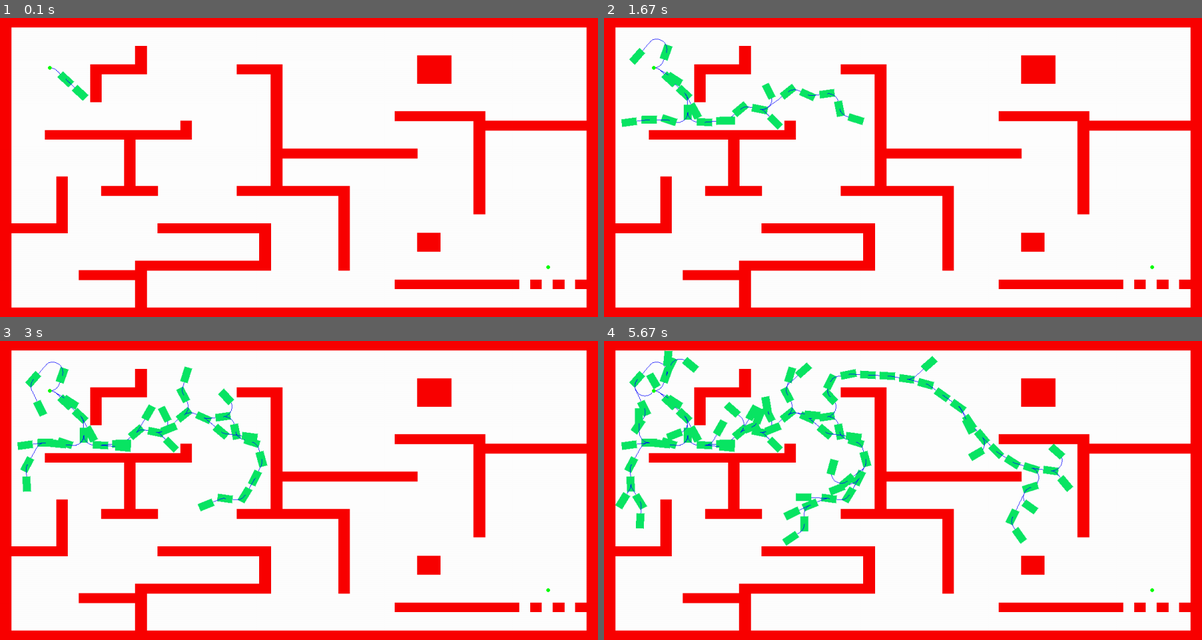
Above: before the commit, frames 1-4 (two rows, left to right).
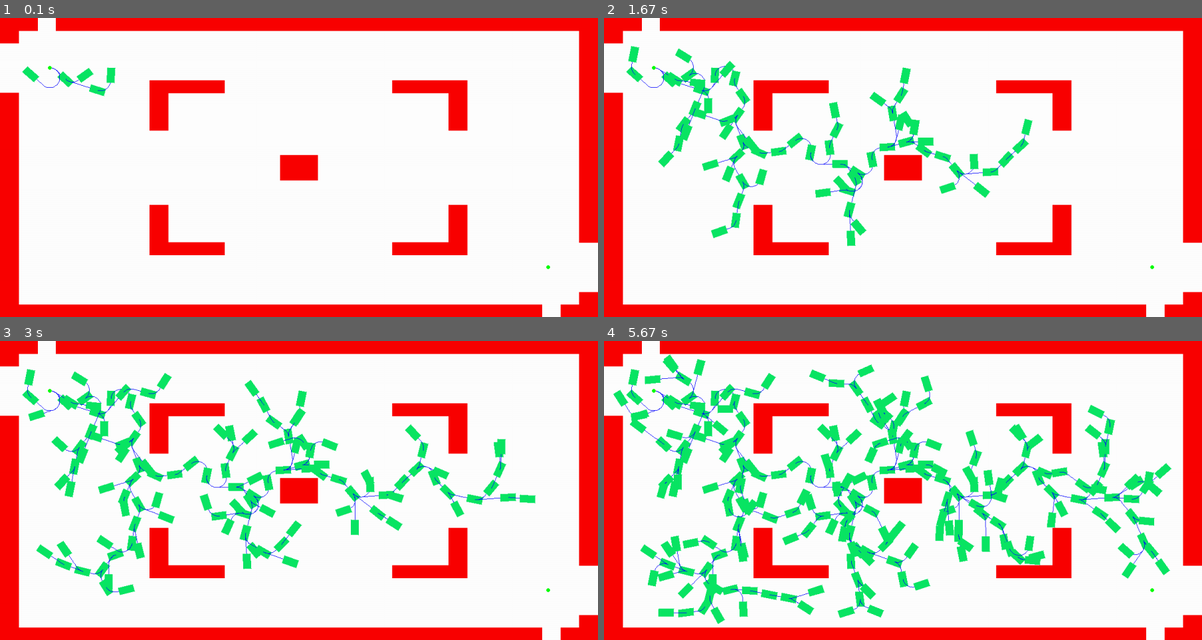
Above: after the commit, the same moments.

Repository: Marchesini010126/MotionPlanning
Game: pygame game, started from packages/testArena.py
The game is run twice, just before and just after one commit, with the same random seed, the same clock (stepped at 60 frames per second) and the same inputs.
Inputs:
- Up to frame 1 (0.1 s): no input
- Up to frame 2 (1.67 s): no input
- Up to frame 3 (3 s): no input
- Up to frame 4 (5.67 s): no input

The runs differ from the first frame. In frame 1, 20% of the frame differs, in the area x 0-100%, y 0-100%; in frame 2, 25%; in frame 3, 28%; in frame 4, 36%.

Commit message:
add more maps

Diff:
--- /dev/null
+++ b/packages/MAP3.txt
@@ -0,0 +1,34 @@
+11111111111111111111111111111111111111111111111111111111111111111111111111111111111111111111111
+1.....................1.......................................................................1
+1.....................1.......................................................................1
+1.....................1.......................................................................1
+1.....................1.......................................................................1
+1.....................1.......................................................................1
+1.....................1.......................................................................1
+1.....................1.......................................................................1
+1.....................1...............1.......................................................1
+1.....................1...............1...................................111111111111111111111
+1.....................1..............11............1..........................................1
+1....................................11............11.........................................1
+1...................................11..............11........................................1
+1..................................11................11.......................................1
+1.................................11..................11......................................1
+1................................11...........................................................1
+1...............................11............................................................1
+1..............................11.............................................................1
+1.............................11.................111..........................................1
+1............................11................111............................................1
+1...........................11...............111..............................................1
+1..........................11..............111................................................1
+1.............................................................................................1
+1..............................................................................1..............1
+1........................................................111111................1..............1
+1........................................................111111................1..............1
+1111111111111111111111111................................111111................1..............1
+1........................................................111111................1..............1
+1........................................................111111................1..............1
+1........................................................111111................1..............1
+1..............................................................................1..............1
+1..............................................................................1..............1
+1..............................................................................1..............1
+11111111111111111111111111111111111111111111111111111111111111111111111111111111111111111111111
--- a/packages/testArena.py
+++ b/packages/testArena.py
@@ -25,7 +25,7 @@
 
 
 # randomObstacles_list  = motionMap.createRandomMap(10,['polygon','rectangle'],minRadius=20,maxRadius = 40)
-randomObstacles_list = motionMap.load_room_map("MAP2.txt")
+randomObstacles_list = motionMap.load_room_map("MAP.txt")
 motionMap.add_obstacles(randomObstacles_list)
 free_obtacles = motionMap.check_feasibility()
 
